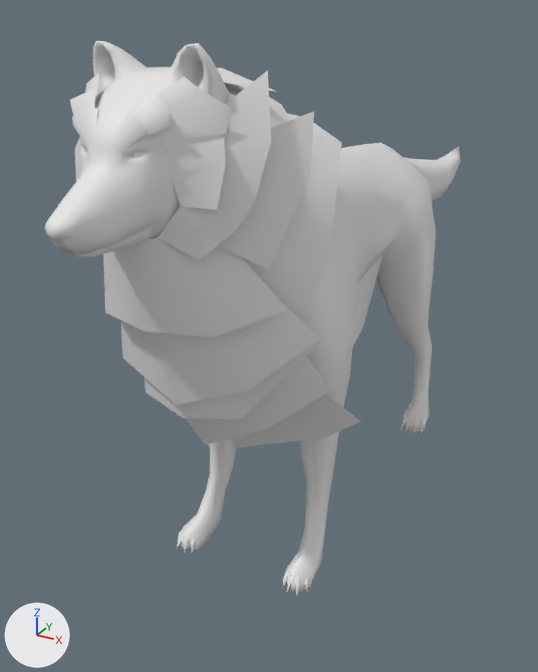
The FBX model Resources/Wolf/Wolf.fbx, before and after one commit.
One viewpoint serves both versions: a 50 mm camera at (0.365, -0.786, 0.596) aimed at (-0.069, 0.004, 0.201). The lights are fixed; the arrows at lower left show +X, +Y and +Z. Where no turn or scale is listed for an object, it has been applied to the vertices.
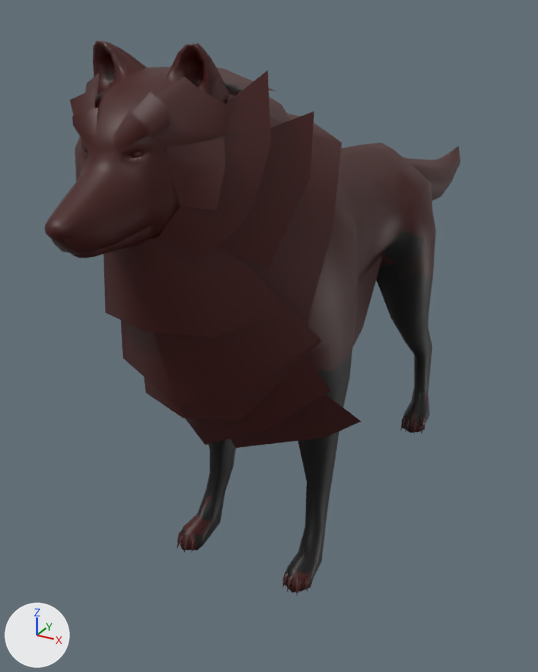
What differs and where, as boxes (x1, y1, x2, y2) in the pictures (538 x 672 px):
'Cube', surface changed (grey to brown): (45, 41, 460, 594) in both

What the commit changed:
Picture 'wolf.png' (img_wolf_png) is new.
In material 'Wolf_Body' (mat_wolf_body), base_color is no longer (0.8, 0.8, 0.8), white #e7e7e7.
In material 'Wolf_Body' (mat_wolf_body), texture is now set to img_wolf_png, with its transparency.
